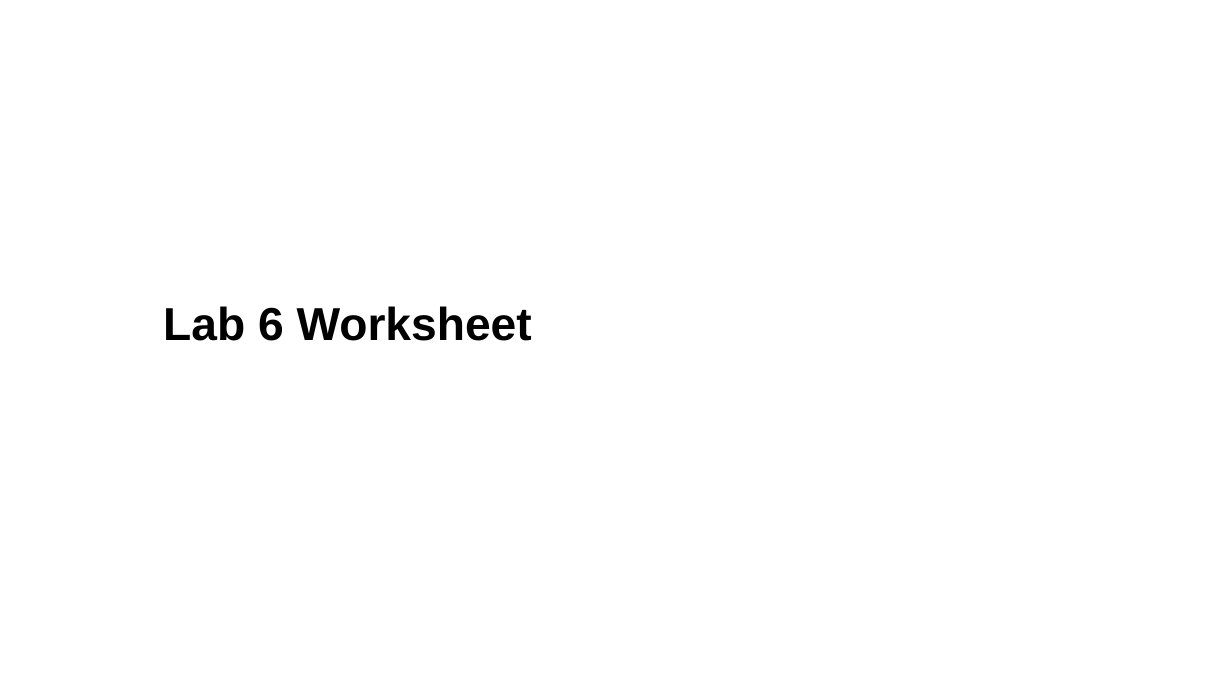
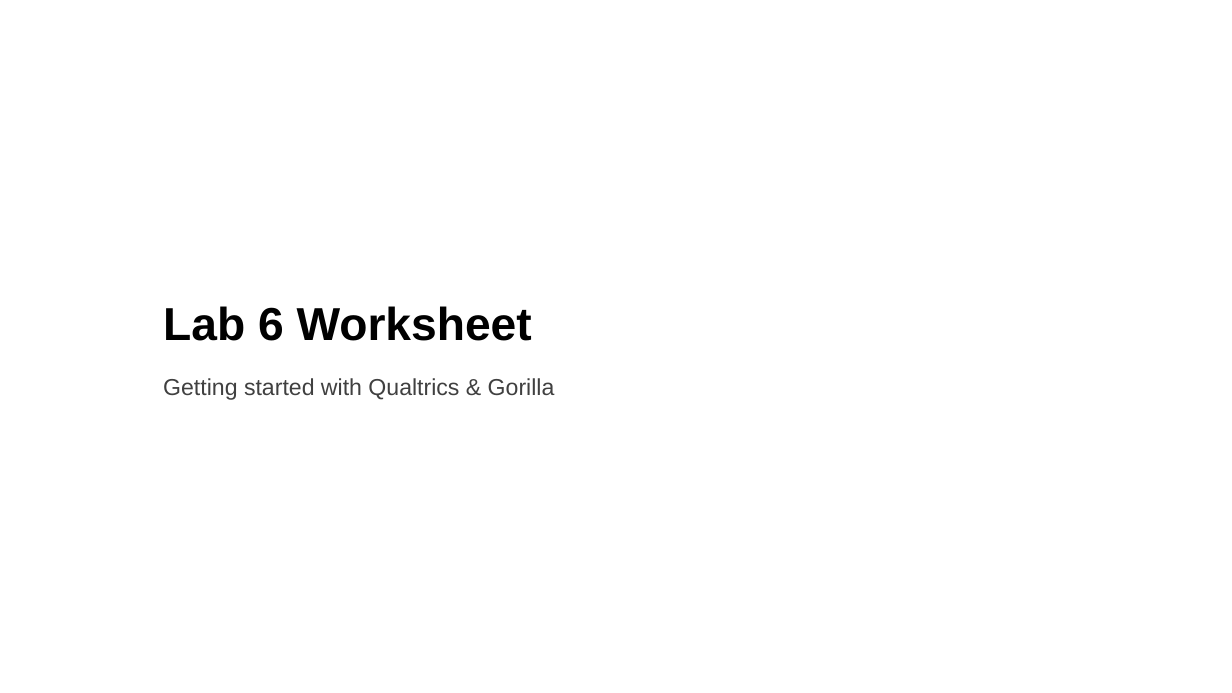
Before and after one commit to LittleMonkeyLab/PS52007D_2023-4, a slide deck: slide 1 of _site/content/Week06/worksheet.pptx. Drawn at 1232x693 pixels with LibreOffice and Linux fonts; fonts in the diff are those of the drawing; background and template pictures are left out. Boxes give left, top, right and bottom in pixels: in the first picture for what was removed or moved away, otherwise in the second. Text is boxed around its words. In the diff, an @@ line names an element or a change of style, - is before the commit and + after.

```diff
--- a/_site/content/Week06/worksheet.pptx
+++ b/_site/content/Week06/worksheet.pptx
@@ subtitle added at bbox=[163, 378, 555, 400], 18 pt, text #404040 @@
+Getting started with Qualtrics & Gorilla
```
Also in this commit, not shown: 6 other slides changed, 6 slides added, 8 slides removed, 34 other files.
